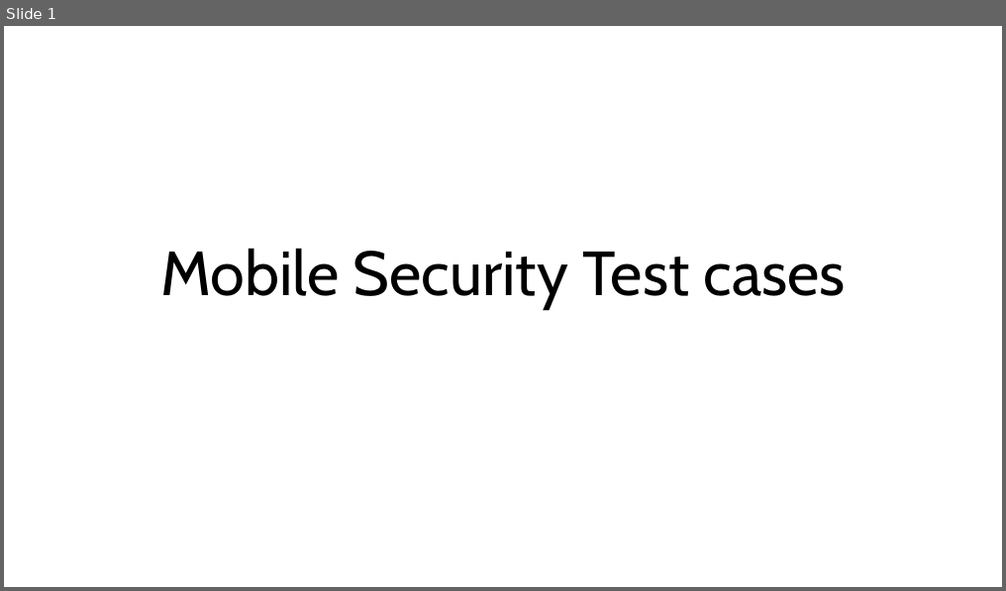
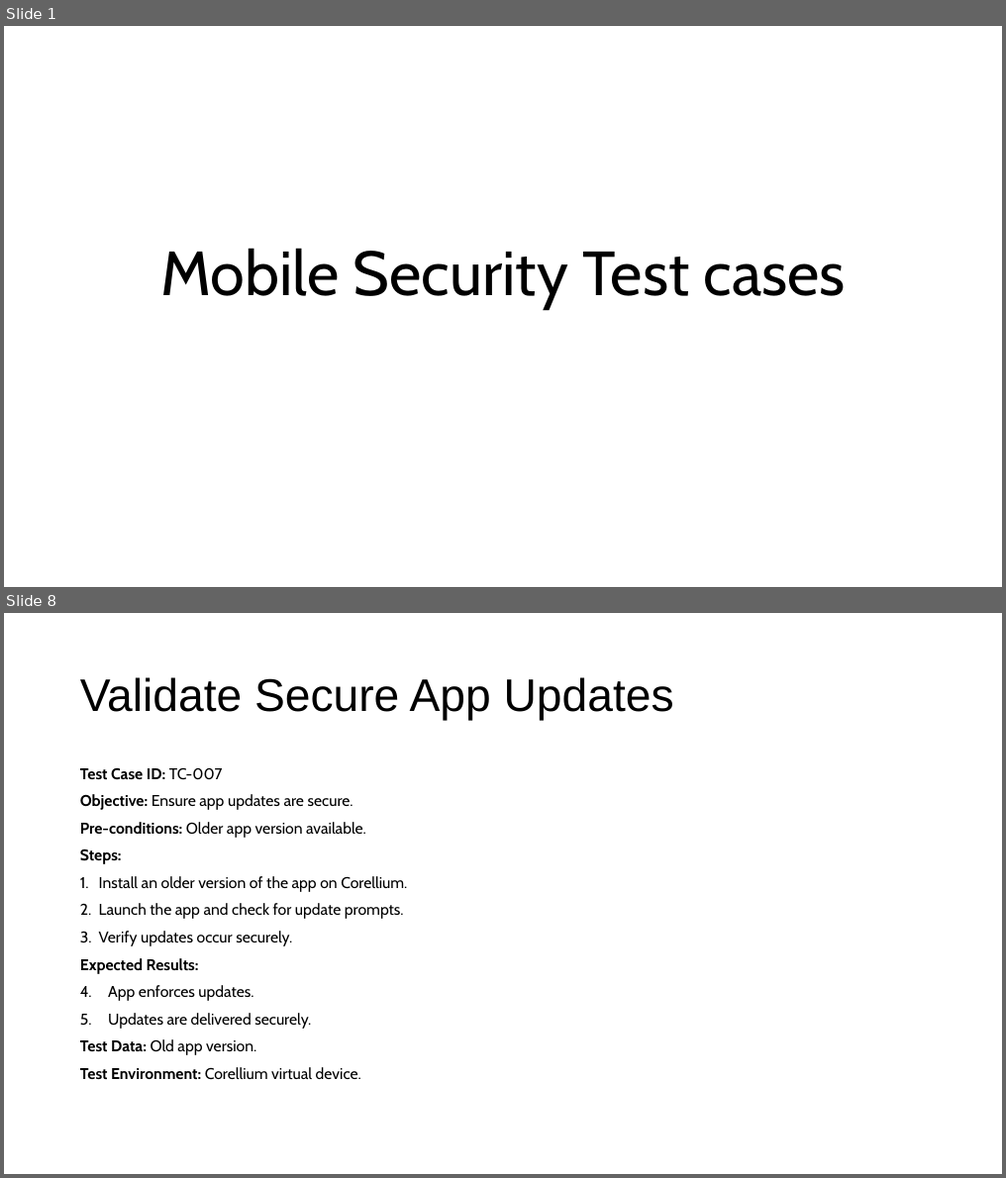
Before and after one commit to gsachin/Security-InSecureStorageApp, a slide deck: Mobile Security Test cases.pptx. Shown one above the other, each under a label of ours: slide 1 before the commit, slides 1 and 8 after it; the slides between them are not shown. The pictures are 1006x591 and 1006x1178 pixels, drawn with LibreOffice and Linux fonts; fonts in the diff are those of the drawing. Boxes give left, top, right and bottom in pixels: in the first picture for what was removed or moved away, otherwise in the second. Text is boxed around its words. In the diff, an @@ line names an element or a change of style, - is before the commit and + after.

```diff
--- a/Mobile Security Test cases.pptx
+++ b/Mobile Security Test cases.pptx
@@ slide 8 added at (4, 613, 1002, 1174), background #FFFFFF @@
@@ title added at (80, 677, 674, 721), 44 pt, text #000000 @@
+Validate Secure App Updates
@@ text added at (80, 767, 407, 1079), 15 pt, text #000000 @@
+Test Case ID: TC-007
+Objective: Ensure app updates are secure.
+Pre-conditions: Older app version available.
+Steps:
+1. Install an older version of the app on Corellium.
+2. Launch the app and check for update prompts.
+3. Verify updates occur securely.
+Expected Results:
+1. App enforces updates.
+2. Updates are delivered securely.
+Test Data: Old app version.
+Test Environment: Corellium virtual device.
```
Also in this commit, not shown: 3 slides changed, 3 other slides added.
